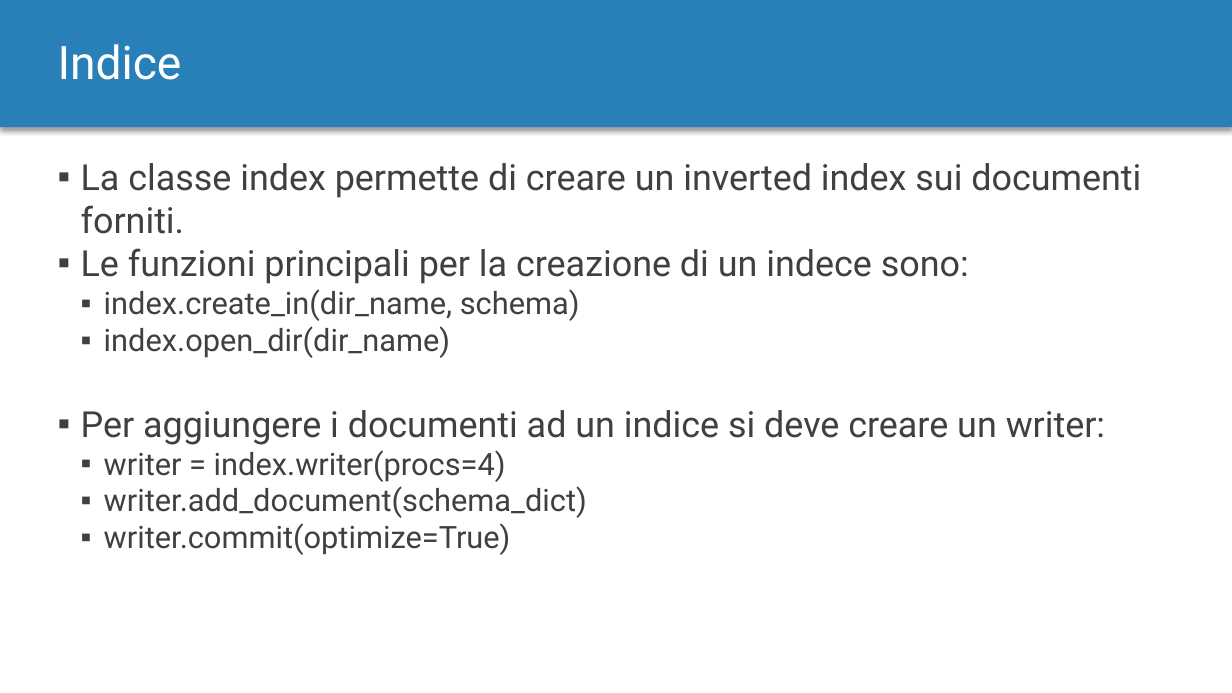
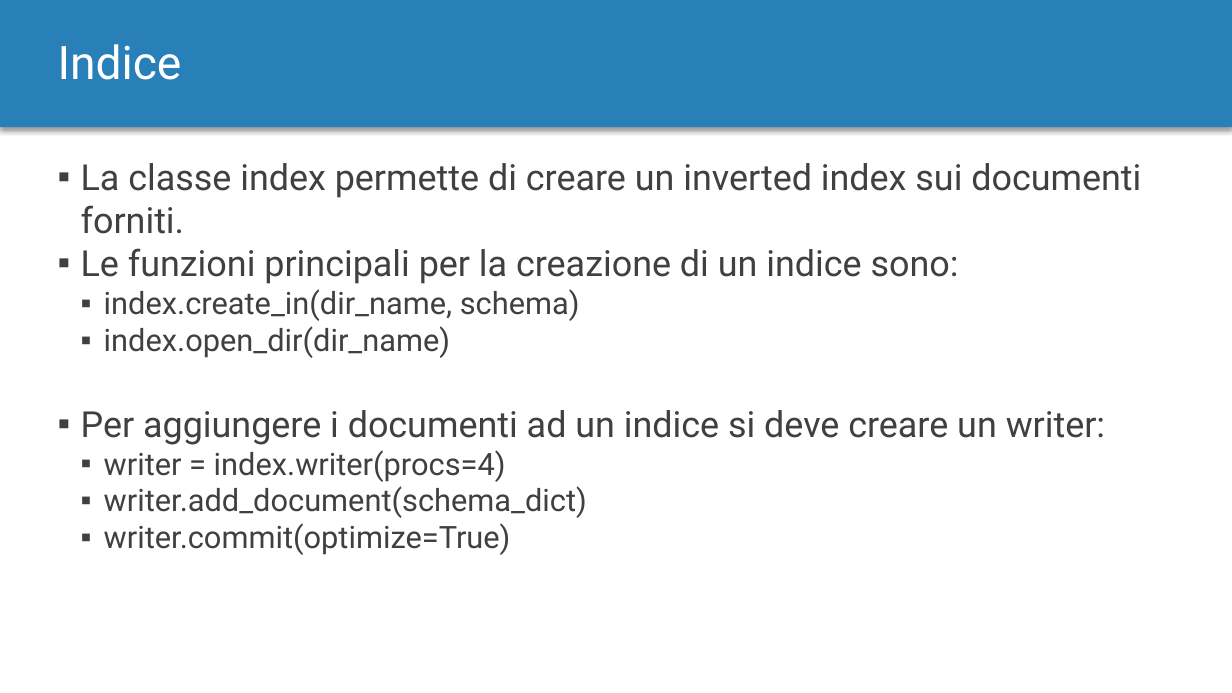
Before and after one commit to MurgoloMichele/GAvI, a slide deck: slide 8 of doc/Progetto.pptx. Drawn at 1232x693 pixels with LibreOffice and Linux fonts; fonts in the diff are those of the drawing. Boxes give left, top, right and bottom in pixels: in the first picture for what was removed or moved away, otherwise in the second. Text is boxed around its words. In the diff, an @@ line names an element or a change of style, - is before the commit and + after.

```diff
--- a/doc/Progetto.pptx
+++ b/doc/Progetto.pptx
@@ text at [81,248,959,284]: text changed @@
-▪ Le funzioni principali per la creazione di un indece sono:
+▪ Le funzioni principali per la creazione di un indice sono:
```
Also in this commit, not shown: 7 other slides changed, 2 slides added, 2 slides removed.
